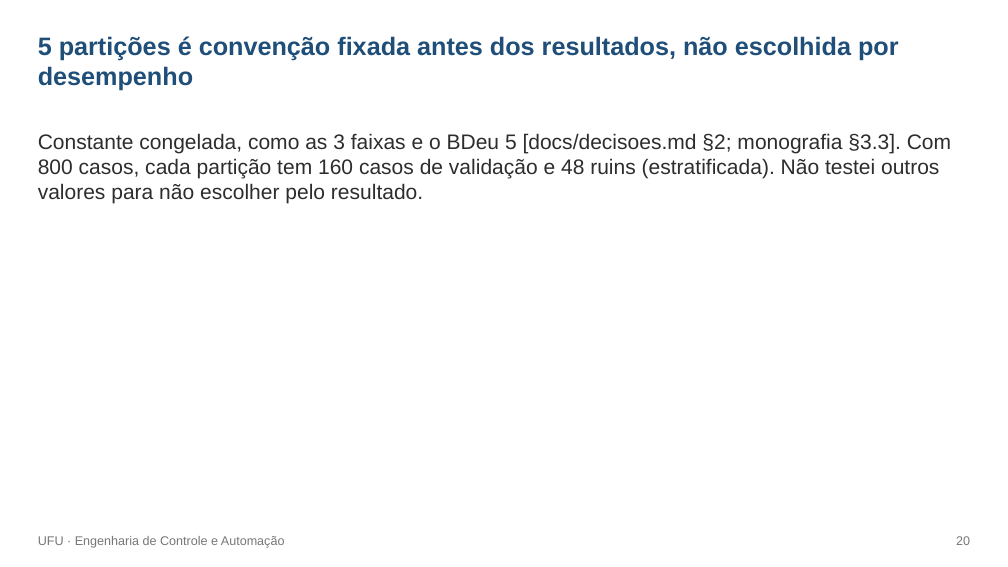
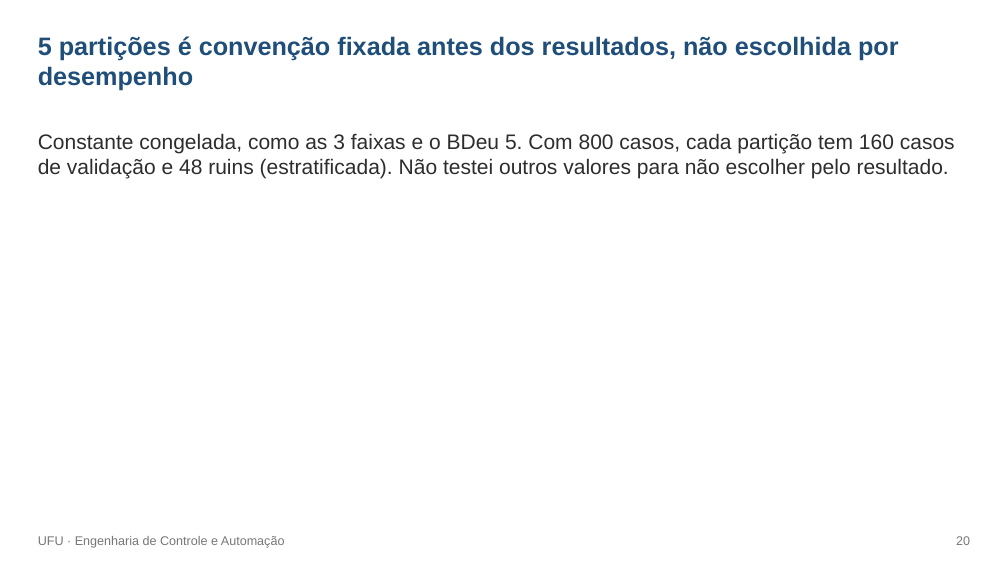
Before and after one commit to rodrigotriboni1/tcc-redes-bayesianas, a slide deck: slide 20 of monografia/defesa/Defesa_TCC_Rodrigo_rascunho.pptx. Drawn at 1008x567 pixels with LibreOffice and Linux fonts; fonts in the diff are those of the drawing. Boxes give left, top, right and bottom in pixels: in the first picture for what was removed or moved away, otherwise in the second. Text is boxed around its words. In the diff, an @@ line names an element or a change of style, - is before the commit and + after.

```diff
--- a/monografia/defesa/Defesa_TCC_Rodrigo_rascunho.pptx
+++ b/monografia/defesa/Defesa_TCC_Rodrigo_rascunho.pptx
@@ text at [38,133,955,179]: text changed @@
-Constante congelada, como as 3 faixas e o BDeu 5 [docs/decisoes.md §2; monografia §3.3]. Com 800 casos, cada partição tem 160 casos de validação e 48 ruins (estratificada). Não testei outros valores para não escolher pelo resultado.
+Constante congelada, como as 3 faixas e o BDeu 5. Com 800 casos, cada partição tem 160 casos de validação e 48 ruins (estratificada). Não testei outros valores para não escolher pelo resultado.
```
Also in this commit, not shown: 9 other slides changed, 3 other files.
